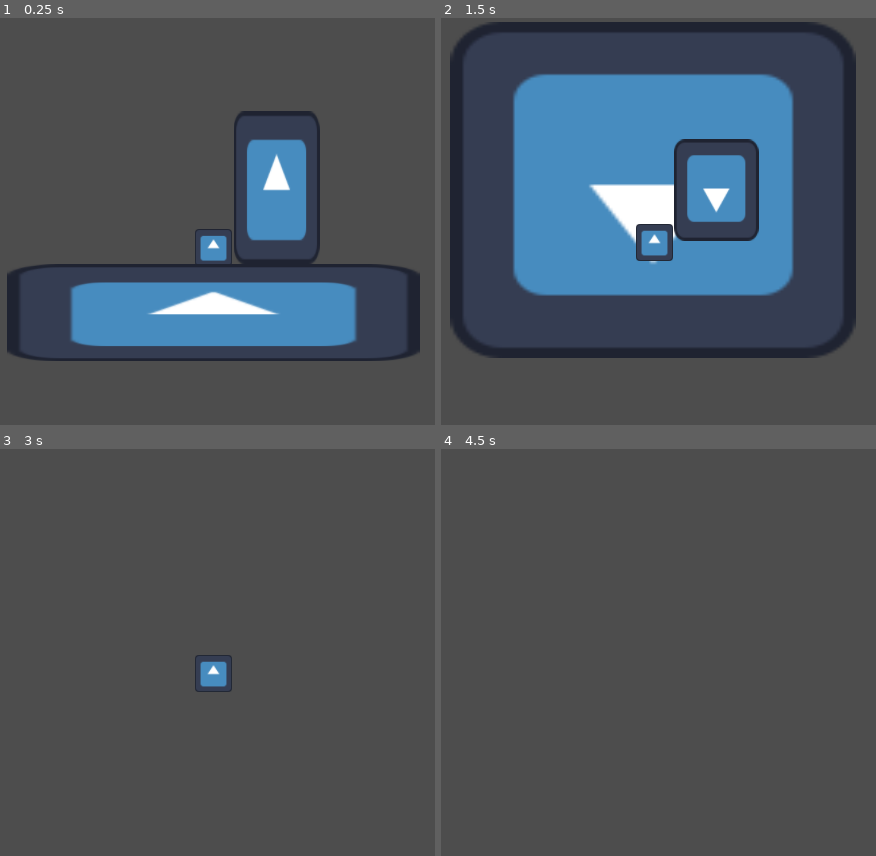
Above: before the commit, frames 1-4 (two rows, left to right).
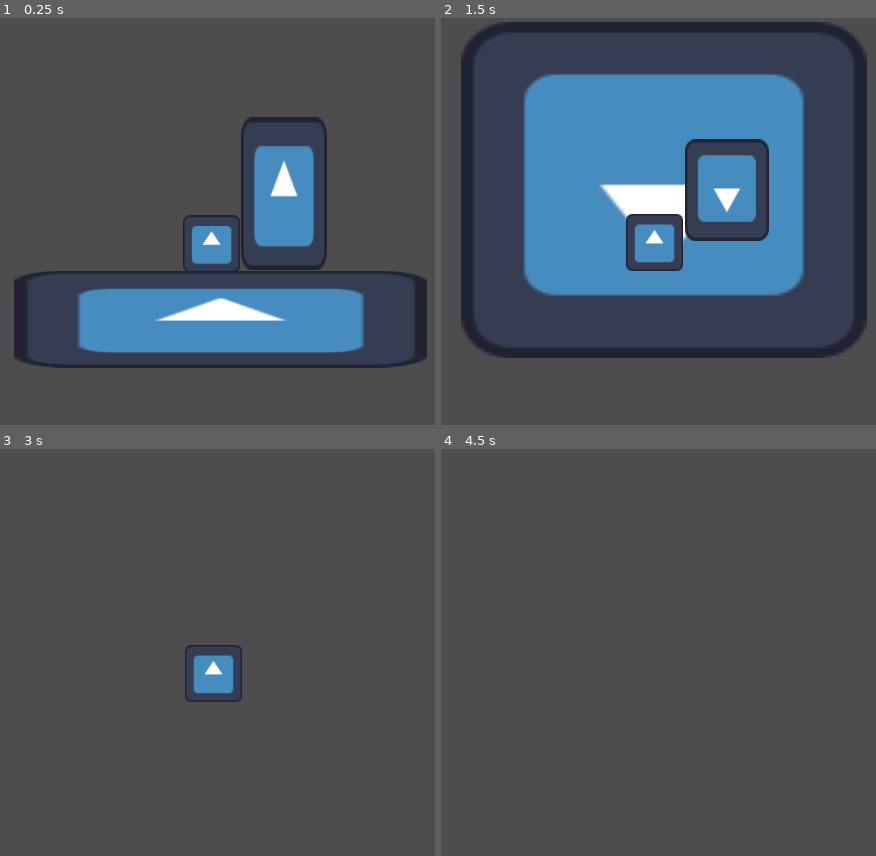
Above: after the commit, the same moments.

Repository: kaqui-null/arcane-alchemists
Game: Godot game, scene res://scenes/main.tscn
Two runs of this game, one before a commit and one after it. Both use one fixed random seed, a clock stepped at 60 frames per second and the inputs below. The engine's default icon, where the game draws it, is replaced by a stand-in: a white triangle on a blue panel in a dark square.
Inputs:
- Up to frame 1 (0.25 s): no input
- Up to frame 2 (1.5 s): tap Enter (change_camera) at 0.5, 0.6, 1.35 s; hold D (right) 0.53-1.28 s; tap Space (jump) at 0.77 s; hold S (down) from 1.28 s (still down)
- Up to frame 3 (3 s): tap Space (jump) at 1.52, 2.75 s; release S (down) at 2.03 s; hold D (right) 2.03-2.78 s; tap Enter (change_camera) at 2.1, 2.85 s; hold W (up) from 2.78 s (still down)
- Up to frame 4 (4.5 s): tap Space (jump) at 3.02, 3.77, 4.25 s; tap Enter (change_camera) at 3.5, 3.6, 4.35 s; release W (up) at 3.53 s; hold A (left) from 3.53 s (still down)

The runs differ from the first frame. In frame 1, 12% of the frame differs, in the area x 1-99%, y 22-86%; in frame 2, 15%, in the area x 2-98%, y 0-84%; in frame 3, 0.9%; in frame 4, nothing differs.

Commit message:
adicionando parte do mapa do tutorial

Diff:
--- a/scenes/player.tscn
+++ b/scenes/player.tscn
@@ -4,7 +4,7 @@
 [ext_resource type="Texture2D" uid="uid://dc6a3tcbuk2hi" path="res://icon.svg" id="2_qhqgy"]
 
 [sub_resource type="BoxShape3D" id="BoxShape3D_ig7tw"]
-size = Vector3(0.16394, 0.166992, 0.153107)
+size = Vector3(0.259491, 0.256103, 0.153107)
 
 [node name="Player" type="CharacterBody3D"]
 script = ExtResource("1_g2els")
@@ -12,12 +12,12 @@
 [node name="CoyoteTimer" type="Timer" parent="."]
 
 [node name="Sprite3D" type="Sprite3D" parent="."]
-transform = Transform3D(0.131048, 0, 0, 0, 0.131048, 0, 0, 0, 0.131048, 0, 0, 0)
+transform = Transform3D(0.2, 0, 0, 0, 0.2, 0, 0, 0, 0.2, 0, 0, 0)
 billboard = 1
 texture = ExtResource("2_qhqgy")
 
 [node name="CollisionShape3D" type="CollisionShape3D" parent="."]
-transform = Transform3D(1, 0, 0, 0, 1, 0, 0, 0, 1, -6.10352e-05, 0.00146484, -0.000289917)
+transform = Transform3D(1, 0, 0, 0, 1, 0, 0, 0, 1, -0.000686709, 0.0013428, -0.000289917)
 shape = SubResource("BoxShape3D_ig7tw")
 
 [node name="CameraTop" type="Camera3D" parent="."]
--- a/scenes/tutorial.tscn
+++ b/scenes/tutorial.tscn
@@ -10,8 +10,41 @@
 [sub_resource type="BoxShape3D" id="BoxShape3D_gbqnl"]
 size = Vector3(3, 1, 4)
 
+[sub_resource type="BoxShape3D" id="BoxShape3D_cq4me"]
+size = Vector3(2.93878, 0.946167, 1)
+
+[sub_resource type="BoxShape3D" id="BoxShape3D_ckvwl"]
+size = Vector3(4.30878, 1, 1)
+
+[sub_resource type="BoxShape3D" id="BoxShape3D_nlqja"]
+size = Vector3(2.89203, 1, 1)
+
+[sub_resource type="BoxShape3D" id="BoxShape3D_0epgs"]
+size = Vector3(3.01448, 1, 1)
+
+[sub_resource type="BoxShape3D" id="BoxShape3D_g2equ"]
+size = Vector3(2.92259, 1, 1)
+
+[sub_resource type="BoxShape3D" id="BoxShape3D_ej4tf"]
+size = Vector3(4.92975, 1, 1)
+
+[sub_resource type="BoxShape3D" id="BoxShape3D_0hilk"]
+size = Vector3(2.70221, 1, 1)
+
+[sub_resource type="BoxShape3D" id="BoxShape3D_wr8iv"]
+size = Vector3(2.92096, 1, 1)
+
+[sub_resource type="BoxShape3D" id="BoxShape3D_vrdqu"]
+size = Vector3(2.81137, 1, 1)
+
+[sub_resource type="BoxShape3D" id="BoxShape3D_e13mp"]
+size = Vector3(2.99783, 0.977539, 1)
+
 [sub_resource type="BoxShape3D" id="BoxShape3D_ph3nu"]
 size = Vector3(4.5, 3, 1)
+
+[sub_resource type="BoxShape3D" id="BoxShape3D_tbcdj"]
+size = Vector3(4.47455, 2.85754, 3.92432)
 
 [sub_resource type="BoxShape3D" id="BoxShape3D_4kmhl"]
 size = Vector3(4.5, 3, 1)
@@ -30,12 +63,12 @@
 size = 10.0
 
 [node name="Player" parent="." instance=ExtResource("2_4kmhl")]
-transform = Transform3D(1, 0, 0, 0, 1, 0, 0, 0, 1, -1.02004, 0.633079, 1.35386)
+transform = Transform3D(1, 0, 0, 0, 1, 0, 0, 0, 1, -1.02004, 0.633079, 0.00333869)
 
 [node name="Ground" type="Node3D" parent="."]
 
 [node name="StaticBody3D3" type="StaticBody3D" parent="Ground"]
-transform = Transform3D(1, 0, 0, 0, 1, 0, 0, 0, 1, 3.83813, -1.91655, -0.0435145)
+transform = Transform3D(2, 0, 0, 0, 2, 0, 0, 0, 2, 3.32404, -1.91655, -0.0435145)
 
 [node name="CollisionShape3D" type="CollisionShape3D" parent="Ground/StaticBody3D3"]
 transform = Transform3D(1, 0, 0, 0, 1, 0, 0, 0, 1, 0.832536, -0.5, 0)
@@ -56,7 +89,7 @@
 shape = SubResource("BoxShape3D_gbqnl")
 
 [node name="side" type="Sprite3D" parent="Ground/StaticBody3D"]
-transform = Transform3D(2.38, 0, 0, 0, 0.785, 0, 0, 0, 0.715, 0, -0.5, 2)
+transform = Transform3D(2.38, 0, 0, 0, 0.785, 0, 0, 0, 0.715, -4.15215, -0.5, 2)
 texture = ExtResource("3_cq4me")
 
 [node name="top" type="Sprite3D" parent="Ground/StaticBody3D"]
@@ -64,7 +97,7 @@
 texture = ExtResource("3_cq4me")
 
 [node name="StaticBody3D2" type="StaticBody3D" parent="Ground"]
-transform = Transform3D(0.325, 0, 0, 0, 0.325, 0, 0, 0, 0.325, 0.0205494, 0.310398, 1.39193)
+transform = Transform3D(0.325, 0, 0, 0, 0.325, 0, 0, 0, 1, 0.0205494, 0.310398, -0.0268327)
 
 [node name="CollisionShape3D" type="CollisionShape3D" parent="Ground/StaticBody3D2"]
 transform = Transform3D(1, 0, 0, 0, 1, 0, 0, 0, 1, 0, -0.5, 0)
@@ -78,6 +111,173 @@
 transform = Transform3D(-1.33757e-07, 2.365, -4.37114e-08, 0, -1.03377e-07, -1, -3.06, -1.03377e-07, 1.91069e-15, 0, 0, 0)
 texture = ExtResource("3_cq4me")
 
+[node name="CollisionShape3D2" type="CollisionShape3D" parent="Ground/StaticBody3D2"]
+
+[node name="StaticBody3D4" type="StaticBody3D" parent="Ground"]
+transform = Transform3D(0.2, 0, 0, 0, 0.2, 0, 0, 0, 0.2, 2.02007, -0.346684, -0.00864351)
+
+[node name="side" type="Sprite3D" parent="Ground/StaticBody3D4"]
+transform = Transform3D(2.38, 0, 0, 0, 0.735, 0, 0, 0, 0.715, 0.815112, 1.22571, 2)
+texture = ExtResource("3_cq4me")
+
+[node name="top" type="Sprite3D" parent="Ground/StaticBody3D4"]
+transform = Transform3D(-1.33757e-07, 2.365, -4.37114e-08, 0, -1.03377e-07, -1, -3.06, -1.03377e-07, 1.91069e-15, 0.937023, 0, 0)
+texture = ExtResource("3_cq4me")
+
+[node name="CollisionShape3D" type="CollisionShape3D" parent="Ground/StaticBody3D4"]
+transform = Transform3D(1, 0, 0, 0, 1, 0, 0, 0, 1, 0.763837, 1.20825, 0)
+shape = SubResource("BoxShape3D_cq4me")
+
+[node name="StaticBody3D5" type="StaticBody3D" parent="Ground"]
+transform = Transform3D(0.2, 0, 0, 0, 0.2, 0, 0, 0, 0.2, 4.69926, -0.51604, -0.0268327)
+
+[node name="side" type="Sprite3D" parent="Ground/StaticBody3D5"]
+transform = Transform3D(3.5, 0, 0, 0, 0.735, 0, 0, 0, 0.715, 0.937023, -0.5, 2)
+texture = ExtResource("3_cq4me")
+
+[node name="top" type="Sprite3D" parent="Ground/StaticBody3D5"]
+transform = Transform3D(-1.33757e-07, 2.365, -4.37114e-08, 0, -1.03377e-07, -1, -3.06, -1.03377e-07, 1.91069e-15, 0.937023, 0, 0)
+texture = ExtResource("3_cq4me")
+
+[node name="CollisionShape3D" type="CollisionShape3D" parent="Ground/StaticBody3D5"]
+transform = Transform3D(1, 0, 0, 0, 1, 0, 0, 0, 1, 0.958141, -0.466623, 0)
+shape = SubResource("BoxShape3D_ckvwl")
+
+[node name="StaticBody3D6" type="StaticBody3D" parent="Ground"]
+transform = Transform3D(0.2, 0, 0, 0, 0.2, 0, 0, 0, 0.2, 2.99052, -0.269123, 0.00954568)
+
+[node name="side" type="Sprite3D" parent="Ground/StaticBody3D6"]
+transform = Transform3D(2.38, 0, 0, 0, 0.735, 0, 0, 0, 0.715, 0.937023, -0.5, 2)
+texture = ExtResource("3_cq4me")
+
+[node name="top" type="Sprite3D" parent="Ground/StaticBody3D6"]
+transform = Transform3D(-1.33757e-07, 2.365, -4.37114e-08, 0, -1.03377e-07, -1, -3.06, -1.03377e-07, 1.91069e-15, 0.937023, 0, 0)
+texture = ExtResource("3_cq4me")
+
+[node name="CollisionShape3D" type="CollisionShape3D" parent="Ground/StaticBody3D6"]
+transform = Transform3D(1, 0, 0, 0, 1, 0, 0, 0, 1, 0.91081, -0.493761, 0)
+shape = SubResource("BoxShape3D_nlqja")
+
+[node name="StaticBody3D7" type="StaticBody3D" parent="Ground"]
+transform = Transform3D(0.2, 0, 0, 0, 0.2, 0, 0, 0, 0.2, 2.19666, -0.791556, 0.00954592)
+
+[node name="side" type="Sprite3D" parent="Ground/StaticBody3D7"]
+transform = Transform3D(2.38, 0, 0, 0, 0.735, 0, 0, 0, 0.715, 0.937023, -0.5, 2)
+texture = ExtResource("3_cq4me")
+
+[node name="top" type="Sprite3D" parent="Ground/StaticBody3D7"]
+transform = Transform3D(-1.33757e-07, 2.365, -4.37114e-08, 0, -1.03377e-07, -1, -3.06, -1.03377e-07, 1.91069e-15, 0.937023, 0, 0)
+texture = ExtResource("3_cq4me")
+
+[node name="CollisionShape3D" type="CollisionShape3D" parent="Ground/StaticBody3D7"]
+transform = Transform3D(1, 0, 0, 0, 1, 0, 0, 0, 1, 0.903628, -0.479826, 0)
+shape = SubResource("BoxShape3D_0epgs")
+
+[node name="StaticBody3D8" type="StaticBody3D" parent="Ground"]
+transform = Transform3D(0.2, 0, 0, 0, 0.2, 0, 0, 0, 0.2, 3.96363, -0.777783, 0.00954592)
+
+[node name="side" type="Sprite3D" parent="Ground/StaticBody3D8"]
+transform = Transform3D(2.38, 0, 0, 0, 0.735, 0, 0, 0, 0.715, 0.937023, -0.5, 2)
+texture = ExtResource("3_cq4me")
+
+[node name="top" type="Sprite3D" parent="Ground/StaticBody3D8"]
+transform = Transform3D(-1.33757e-07, 2.365, -4.37114e-08, 0, -1.03377e-07, -1, -3.06, -1.03377e-07, 1.91069e-15, 0.937023, 0, 0)
+texture = ExtResource("3_cq4me")
+
+[node name="CollisionShape3D" type="CollisionShape3D" parent="Ground/StaticBody3D8"]
+transform = Transform3D(1, 0, 0, 0, 1, 0, 0, 0, 1, 0.932178, -0.534786, 0)
+shape = SubResource("BoxShape3D_g2equ")
+
+[node name="StaticBody3D9" type="StaticBody3D" parent="Ground"]
+transform = Transform3D(0.3, 0, 0, 0, 0.2, 0, 0, 0, 0.2, 4.23384, 0.0401677, 0.00954592)
+
+[node name="side" type="Sprite3D" parent="Ground/StaticBody3D9"]
+transform = Transform3D(4, 0, 0, 0, 0.735, 0, 0, 0, 0.715, 0.369079, -0.5, 2)
+texture = ExtResource("3_cq4me")
+
+[node name="top" type="Sprite3D" parent="Ground/StaticBody3D9"]
+transform = Transform3D(-1.33757e-07, 2.365, -4.37114e-08, 0, -1.03377e-07, -1, -3.06, -1.03377e-07, 1.91069e-15, 0.624682, 0, 0)
+texture = ExtResource("3_cq4me")
+
+[node name="CollisionShape3D" type="CollisionShape3D" parent="Ground/StaticBody3D9"]
+transform = Transform3D(1, 0, 0, 0, 1, 0, 0, 0, 1, 0.340962, -0.474703, 0)
+shape = SubResource("BoxShape3D_ej4tf")
+
+[node name="StaticBody3D12" type="StaticBody3D" parent="Ground"]
+transform = Transform3D(0.2, 0, 0, 0, 0.2, 0, 0, 0, 0.2, 5.59223, -0.244654, 0.00954592)
+
+[node name="side" type="Sprite3D" parent="Ground/StaticBody3D12"]
+transform = Transform3D(2.38, 0, 0, 0, 0.735, 0, 0, 0, 0.715, 0.937023, -0.5, 2)
+texture = ExtResource("3_cq4me")
+
+[node name="top" type="Sprite3D" parent="Ground/StaticBody3D12"]
+transform = Transform3D(-1.33757e-07, 2.365, -4.37114e-08, 0, -1.03377e-07, -1, -3.06, -1.03377e-07, 1.91069e-15, 0.937023, 0, 0)
+texture = ExtResource("3_cq4me")
+
+[node name="CollisionShape3D" type="CollisionShape3D" parent="Ground/StaticBody3D12"]
+transform = Transform3D(1, 0, 0, 0, 1, 0, 0, 0, 1, 0.89073, -0.474704, 0)
+shape = SubResource("BoxShape3D_0hilk")
+
+[node name="StaticBody3D11" type="StaticBody3D" parent="Ground"]
+transform = Transform3D(0.2, 0, 0, 0, 0.2, 0, 0, 0, 0.2, 3.05074, -1.20867, 0.00954592)
+
+[node name="side" type="Sprite3D" parent="Ground/StaticBody3D11"]
+transform = Transform3D(2.38, 0, 0, 0, 0.735, 0, 0, 0, 0.715, 0.717932, -0.0618134, 2)
+texture = ExtResource("3_cq4me")
+
+[node name="top" type="Sprite3D" parent="Ground/StaticBody3D11"]
+transform = Transform3D(-1.33757e-07, 2.365, -4.37114e-08, 0, -1.03377e-07, -1, -3.06, -1.03377e-07, 1.91069e-15, 0.937023, 0, 0)
+texture = ExtResource("3_cq4me")
+
+[node name="CollisionShape3D" type="CollisionShape3D" parent="Ground/StaticBody3D11"]
+transform = Transform3D(1, 0, 0, 0, 1, 0, 0, 0, 1, 0.781353, -0.0730319, 0)
+shape = SubResource("BoxShape3D_wr8iv")
+
+[node name="StaticBody3D13" type="StaticBody3D" parent="Ground"]
+transform = Transform3D(0.2, 0, 0, 0, 0.2, 0, 0, 0, 0.2, 2.41033, -1.70152, 0.00954592)
+
+[node name="side" type="Sprite3D" parent="Ground/StaticBody3D13"]
+transform = Transform3D(2.38, 0, 0, 0, 0.735, 0, 0, 0, 0.715, -0.219091, -0.0618129, 2)
+texture = ExtResource("3_cq4me")
+
+[node name="top" type="Sprite3D" parent="Ground/StaticBody3D13"]
+transform = Transform3D(-1.33757e-07, 2.365, -4.37114e-08, 0, -1.03377e-07, -1, -3.06, -1.03377e-07, 1.91069e-15, 0, 0, 0)
+texture = ExtResource("3_cq4me")
+
+[node name="CollisionShape3D" type="CollisionShape3D" parent="Ground/StaticBody3D13"]
+transform = Transform3D(1, 0, 0, 0, 1, 0, 0, 0, 1, -0.155669, -0.0730319, 0)
+shape = SubResource("BoxShape3D_wr8iv")
+
+[node name="StaticBody3D15" type="StaticBody3D" parent="Ground"]
+transform = Transform3D(0.2, 0, 0, 0, 0.2, 0, 0, 0, 0.2, 1.5159, -1.1819, 0.00954592)
+
+[node name="side" type="Sprite3D" parent="Ground/StaticBody3D15"]
+transform = Transform3D(2.38, 0, 0, 0, 0.735, 0, 0, 0, 0.715, -0.219091, -0.0618129, 2)
+texture = ExtResource("3_cq4me")
+
+[node name="top" type="Sprite3D" parent="Ground/StaticBody3D15"]
+transform = Transform3D(-1.33757e-07, 2.365, -4.37114e-08, 0, -1.03377e-07, -1, -3.06, -1.03377e-07, 1.91069e-15, 0, 0, 0)
+texture = ExtResource("3_cq4me")
+
+[node name="CollisionShape3D" type="CollisionShape3D" parent="Ground/StaticBody3D15"]
+transform = Transform3D(1, 0, 0, 0, 1, 0, 0, 0, 1, -0.199845, -0.0851841, 0)
+shape = SubResource("BoxShape3D_vrdqu")
+
+[node name="StaticBody3D14" type="StaticBody3D" parent="Ground"]
+transform = Transform3D(0.2, 0, 0, 0, 1, 0, 0, 0, 0.2, 1.82482, -1.82329, 0.00954592)
+
+[node name="side" type="Sprite3D" parent="Ground/StaticBody3D14"]
+transform = Transform3D(2.38, 0, 0, 0, 0.735, 0, 0, 0, 0.715, -0.219091, -0.0618129, 2)
+texture = ExtResource("3_cq4me")
+
+[node name="top" type="Sprite3D" parent="Ground/StaticBody3D14"]
+transform = Transform3D(-1.33757e-07, 2.365, -4.37114e-08, 0, -1.03377e-07, -1, -3.06, -1.03377e-07, 1.91069e-15, 0, 0, 0)
+texture = ExtResource("3_cq4me")
+
+[node name="CollisionShape3D" type="CollisionShape3D" parent="Ground/StaticBody3D14"]
+transform = Transform3D(0.999998, 0, 0, 0, 1, 0, 0, 0, 0.999998, -0.202897, -0.0842609, 0)
+shape = SubResource("BoxShape3D_e13mp")
+
 [node name="wall" type="Node3D" parent="."]
 transform = Transform3D(1, 0, 0, 0, 1, 0, 0, 0, 1, 0, 1, 0)
 
@@ -96,6 +296,21 @@
 transform = Transform3D(3.57, 0, 0, 0, 2.355, 0, 0, 0, 0.715, 0.833, -0.5, 0.5)
 texture = ExtResource("3_cq4me")
 
+[node name="StaticBody3D6" type="StaticBody3D" parent="wall"]
+transform = Transform3D(-4.37114e-08, -1, 0, 1, -4.37114e-08, 0, 0, 0, 1, -0.619043, -5.13234, 1.45768)
+
+[node name="top" type="Sprite3D" parent="wall/StaticBody3D6"]
+transform = Transform3D(-3.61493e-08, 1.27316e-29, 1, 1.0588e-22, 2.275, -1.74684e-37, -0.827, 2.91266e-22, -4.37114e-08, 3.13263, -0.521846, 0)
+texture = ExtResource("3_cq4me")
+
+[node name="side" type="Sprite3D" parent="wall/StaticBody3D6"]
+transform = Transform3D(3.57, 0, 0, 0, 2.355, 0, 0, 0, 0.715, 1.87647, -0.595895, 0.5)
+texture = ExtResource("3_cq4me")
+
+[node name="CollisionShape3D" type="CollisionShape3D" parent="wall/StaticBody3D6"]
+transform = Transform3D(1, 0, 0, 0, 1, 0, 0, 0, 1, 1.85664, -0.598091, -1.46216)
+shape = SubResource("BoxShape3D_tbcdj")
+
 [node name="StaticBody3D5" type="StaticBody3D" parent="wall"]
 transform = Transform3D(-4.37114e-08, -1, 0, 1, -4.37114e-08, 0, 0, 0, 1, 7.91404, -1.91655, -1.53612)
 
Not shown: 1 places in scenes/tutorial.tscn that only renumber resources
